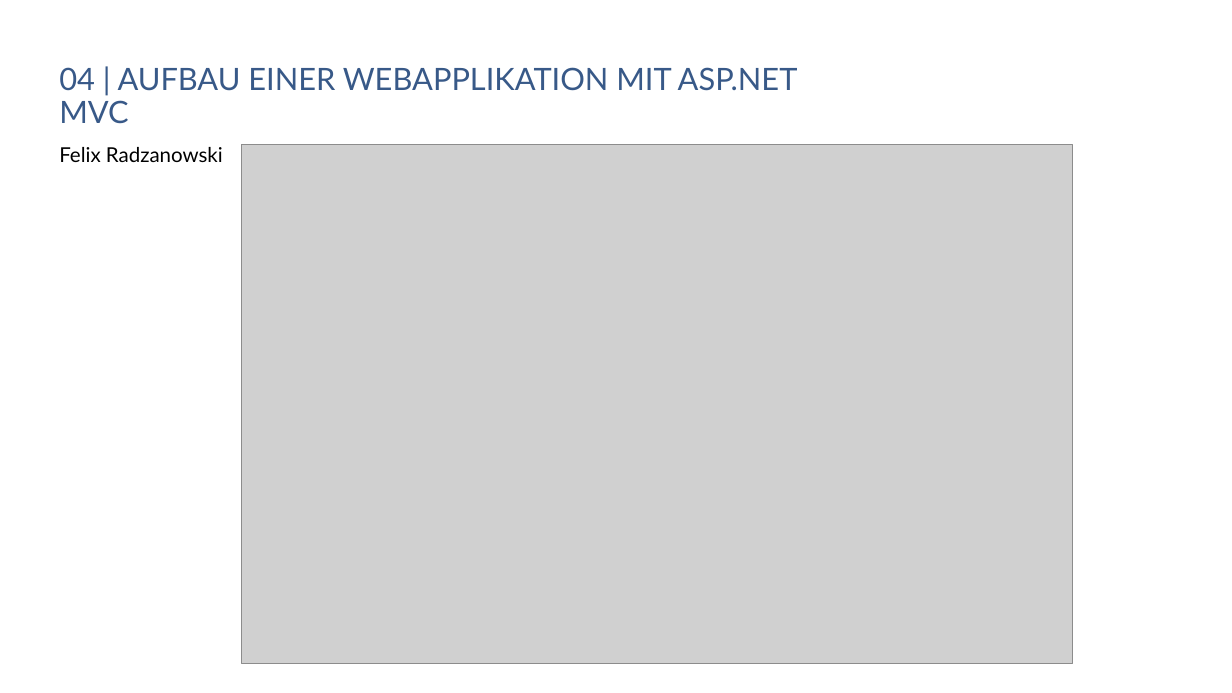
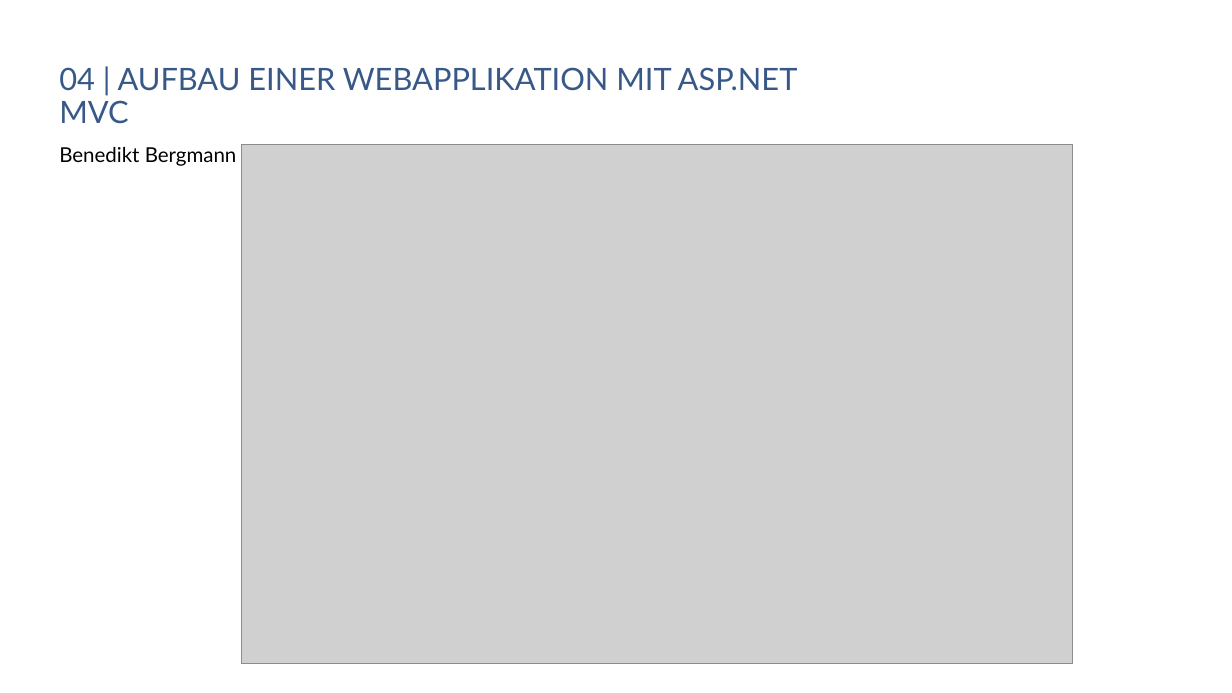
Before and after one commit to danielbeckmann/DotNETJumpStart, a slide deck: slide 4 of 04. ASP.NET MVC/Aufbau einer Webapplikation mit ASP.NET MVC.pptx. Drawn at 1232x693 pixels with LibreOffice and Linux fonts; fonts in the diff are those of the drawing; grey boxes stand for pictures; background and template pictures are left out. Boxes give left, top, right and bottom in pixels: in the first picture for what was removed or moved away, otherwise in the second. Text is boxed around its words. In the diff, an @@ line names an element or a change of style, - is before the commit and + after.

```diff
--- a/04. ASP.NET MVC/Aufbau einer Webapplikation mit ASP.NET MVC.pptx
+++ b/04. ASP.NET MVC/Aufbau einer Webapplikation mit ASP.NET MVC.pptx
@@ subtitle at (59,147,237,166): text changed @@
-Felix Radzanowski
+Benedikt Bergmann
```
Also in this commit, not shown: 2 other slides changed, 3 other files.
